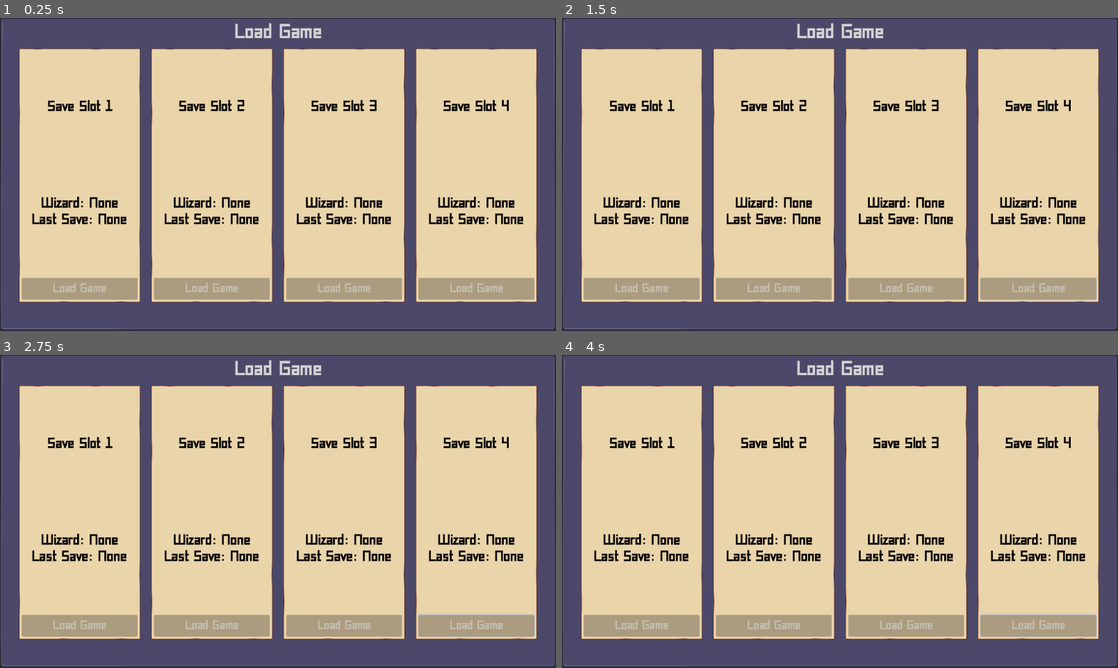
Above: before the commit, frames 1-4 (two rows, left to right).
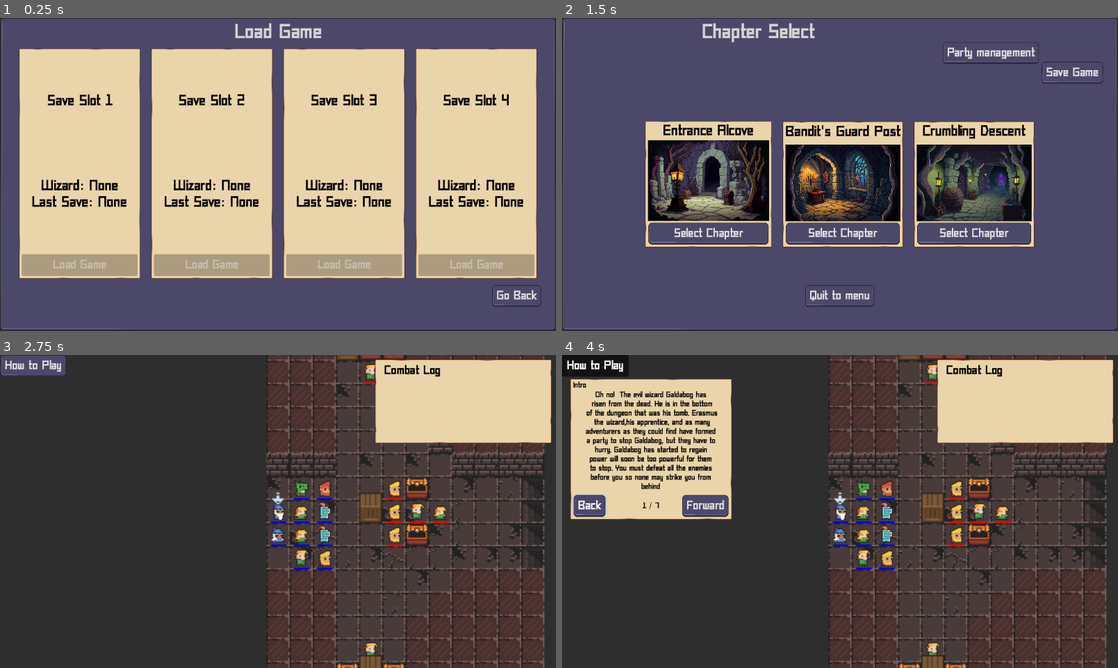
Above: after the commit, the same moments.

Repository: brianhall1313/dungeon-tactics
Game: Godot game, scene res://Scene/load_game.tscn
The game is run twice, just before and just after one commit, with the same random seed, the same clock (stepped at 60 frames per second) and the same inputs. This scene is started directly instead of the project's main scene.
Inputs (mouse positions are in pixels of both pictures, inside the frame that each line leads up to):
- Up to frame 1 (0.25 s): no input
- Up to frame 2 (1.5 s): click (1079, 296) at 0.5 s, where only the run after the commit has a clickable "Go Back"; click (840, 199) at 1.25 s, where only the run after the commit has a clickable "New Game"
- Up to frame 3 (2.75 s): click (144, 570) at 2 s, where only the run after the commit has a clickable "Select Chapter"
- Up to frame 4 (4 s): click (595, 364) at 2.75 s, where only the run after the commit has a clickable "How to Play"; click (589, 505) at 3.5 s, where only the run after the commit has a clickable "Back"

The runs differ from the first frame. In frame 1, 18% of the frame differs, in the area x 3-98%, y 17-93%; in frame 2, 70%; in frame 3, 94%, in the area x 0-100%, y 0-100%; in frame 4, 87%.

Commit message:
minor bug fixes

Diff:
--- a/Global/Global.gd
+++ b/Global/Global.gd
@@ -2,7 +2,7 @@
 
 var current_state:State
 var dead_position:Vector2
-var debug:bool = true
+var debug:bool = false
 var character=preload("res://Scene/Character.tscn")
 var cell_size:int = 16
 var current_level:int = 0
--- a/Resources/movement_tools.gd
+++ b/Resources/movement_tools.gd
@@ -47,6 +47,7 @@
 
 
 func can_move_to(board_state,_character,pos):
+	print("checking ", pos)
 	var space =board_state[pos.x][pos.y]['terrain']
 	var occupant = board_state[pos.x][pos.y]['occupant']
 	if Global.wall_spaces.has(space) or space == Global.cap_stone or Global.decorations.has(space):
@@ -62,8 +63,8 @@
 func tiles_in_movement_range(board_state,character):
 	construct_astar(board_state,character)
 	var possible_movement:Array=[]
-	for row in height:
-		for column in width:
+	for row in width:
+		for column in height:
 			var pos: Vector2i = Vector2i(row,column)
 			var range_to_tile=abs(row-character.grid_position.x)+abs(column-character.grid_position.y)
 			if character.grid_position != pos and range_to_tile<=character.move:
--- a/Scene/Map.gd
+++ b/Scene/Map.gd
@@ -80,16 +80,12 @@
 
 func get_board_state():
 	var map_info=[]
-	var count:int=1
 	for row in range(width):
 		map_info.append([])
 		for column in range(height):
 			map_info[row].append([])
 			map_info[row][column]={"terrain"=get_cell_source_id(terrain,Vector2i(row,column))#returns a vector2I
-			,'occupant'=is_occupied(row,column),
-			'center'=map_to_local(Vector2i(row,column)),
-			'id'=count}
-			count+=1
+			,'occupant'=is_occupied(row,column)}
 
 			#We still need to add if the occupant makes this passable, or not
 	#print(map_info)
@@ -272,7 +268,11 @@
 	for x in players_list.alive_list:
 		if local_to_map(x.position)==local_to_map(Pointer.position):
 			current_character=x
-			print(current_character.equipment)
+			print(current_character.grid_position, "current grid pos")
+			for row in range(len(board_state)):
+				for column in range(len(board_state[0])):
+					if board_state[row][column]["occupant"]:
+						print(board_state[row][column]["occupant"].character_name," is at ",row,", ",column)
 			if Global.debug == true:#we only have this like this so that we can test stuff effectively for now
 				current_character.turn_start()
 			GlobalSignalBus.change_state.emit('character_interaction')
@@ -357,7 +357,8 @@
 func _on_update_board():
 	print('updating')
 	board_state=get_board_state()
-	GlobalSignalBus.update_menu.emit(current_character)
+	if current_character:
+		GlobalSignalBus.update_menu.emit(current_character)
 
 func _on_turn_over(character):
 	board_state=get_board_state()
@@ -549,6 +550,7 @@
 	var layout:Array=level['grid_layout'].split(':')
 	height=len(layout)
 	width=len(layout[0])
+	print("height(y) = "+str(height)+",width(x) = "+str(width))
 	#this information is relevant to their function
 	MovementTools.setup(height,width)
 	RangeFinder.setup(height,width)
@@ -581,10 +583,10 @@
 		column +=1
 	for character in level['enemies']:
 		battle_lists.add_character(character)
-	get_board_state()
 	#TODO we will do custom placement later
 	#party_placement()
 	spawn_characters(level["default_placements"])
+	GlobalSignalBus.update_board.emit()
 
 
 
--- a/Scene/Save Interface.gd
+++ b/Scene/Save Interface.gd
@@ -63,3 +63,10 @@
 		GlobalSignalBus.load_data.emit(4)
 	elif interface_type == 'Save':
 		GlobalSignalBus.save.emit(4)
+
+
+func _on_button_button_up():
+	if interface_type == 'Load':
+		get_tree().change_scene_to_file("res://Scene/start_screen.tscn")
+	elif interface_type == 'Save':
+		get_tree().change_scene_to_file("res://Scene/level_select.tscn")
--- a/Scene/ai_manager.gd
+++ b/Scene/ai_manager.gd
@@ -52,7 +52,9 @@
 			for maybe_space in full_range_target_list:
 				if RangeFinder.would_put_in_combat(board_state,character.faction,maybe_space[0]):
 					acceptable_ranged_targets.append(maybe_space)
-			if len(acceptable_ranged_targets)>=0:
+			print(acceptable_ranged_targets)
+			if len(acceptable_ranged_targets)>0:
+				print(acceptable_ranged_targets)
 				target=acceptable_ranged_targets.pick_random()
 				print(target,"this is who I want to hit ")
 				GlobalSignalBus.move_request.emit(character,target[0])
--- a/Scene/field_menu.tscn
+++ b/Scene/field_menu.tscn
@@ -38,6 +38,7 @@
 text = "End Turn"
 
 [node name="save_party" type="Button" parent="VBoxContainer"]
+visible = false
 layout_mode = 2
 text = "Save Party"
 
--- a/Scene/level_select.gd
+++ b/Scene/level_select.gd
@@ -2,15 +2,15 @@
 
 @onready var button1 =$"level_select_ui/Background/MarginContainer/Interface Frame/Save Access/Level 1/Frame/Button"
 @onready var button2=$"level_select_ui/Background/MarginContainer/Interface Frame/Save Access/Level 2/Frame/Button"
-
+@onready var button3=$"level_select_ui/Background/MarginContainer/Interface Frame/Save Access/Level 3/Frame/Button"
+@onready var buttons=[button1,button2,button3]
+const levels:Array[String]=["entrance","guard","descent"]
 # Called when the node enters the scene tree for the first time.
 func _ready():
-	if World.level_progress["entrance"]:
-		button1.disabled=true
-	if World.level_progress["guard"]:
-		button2.disabled=true
-	if World.level_progress["descent"]:
-		button2.disabled=true
+	var previous_cleared:bool=false
+	for level in range(len(levels)):
+		if World.level_progress[levels[level]]:
+			buttons[level].disabled=true
 
 
 
@@ -35,3 +35,7 @@
 
 func _on_party_management_pressed():
 	get_tree().change_scene_to_file("res://Scene/party_management.tscn")
+
+
+func _on_quit_button_button_up():
+	get_tree().change_scene_to_file("res://Scene/start_screen.tscn")
--- a/Scene/level_select.tscn
+++ b/Scene/level_select.tscn
@@ -6,6 +6,7 @@
 [ext_resource type="Texture2D" uid="uid://dpm7jqu2uwb6k" path="res://Art/dungeon background 1.png" id="4_mmqg0"]
 [ext_resource type="Texture2D" uid="uid://utosmi72p1ov" path="res://Art/dungeon background 8.png" id="5_t4w4x"]
 [ext_resource type="Texture2D" uid="uid://qmlb8d2vod" path="res://Art/dungeon background 9.png" id="6_v8q46"]
+[ext_resource type="AudioStream" uid="uid://bjmol25k10gbt" path="res://Sound/sonatina_letsadventure_6Flying.wav" id="7_wblsw"]
 
 [node name="Level_select" type="Node2D"]
 script = ExtResource("1_nc14d")
@@ -151,8 +152,13 @@
 size_flags_vertical = 8
 text = "Quit to menu"
 
+[node name="AudioStreamPlayer" type="AudioStreamPlayer" parent="."]
+stream = ExtResource("7_wblsw")
+autoplay = true
+
 [connection signal="pressed" from="level_select_ui/Background/MarginContainer/Interface Frame/HBoxContainer/party management" to="." method="_on_party_management_pressed"]
 [connection signal="button_up" from="level_select_ui/Background/MarginContainer/Interface Frame/HBoxContainer/Save Button" to="." method="_on_save_button_button_up"]
 [connection signal="button_up" from="level_select_ui/Background/MarginContainer/Interface Frame/Save Access/Level 1/Frame/Button" to="." method="level_one"]
 [connection signal="button_up" from="level_select_ui/Background/MarginContainer/Interface Frame/Save Access/Level 2/Frame/Button" to="." method="level_two"]
 [connection signal="button_up" from="level_select_ui/Background/MarginContainer/Interface Frame/Save Access/Level 3/Frame/Button" to="." method="level_three"]
+[connection signal="button_up" from="level_select_ui/Background/MarginContainer/Interface Frame/quit_button" to="." method="_on_quit_button_button_up"]
--- a/Scene/save_interface.tscn
+++ b/Scene/save_interface.tscn
@@ -154,7 +154,13 @@
 layout_mode = 2
 text = "Load Game"
 
+[node name="Button" type="Button" parent="Background/MarginContainer/Interface Frame"]
+layout_mode = 2
+size_flags_horizontal = 8
+text = "Go Back"
+
 [connection signal="button_up" from="Background/MarginContainer/Interface Frame/Save Access/Save Slot 1/Save Slot Frame/Button" to="." method="_on_button_one"]
 [connection signal="button_up" from="Background/MarginContainer/Interface Frame/Save Access/Save Slot 2/Save Slot Frame/Button" to="." method="_on_button_two"]
 [connection signal="button_up" from="Background/MarginContainer/Interface Frame/Save Access/Save Slot 3/Save Slot Frame/Button" to="." method="_on_button_three"]
 [connection signal="button_up" from="Background/MarginContainer/Interface Frame/Save Access/Save Slot 4/Save Slot Frame/Button" to="." method="_on_button_four"]
+[connection signal="button_up" from="Background/MarginContainer/Interface Frame/Button" to="." method="_on_button_button_up"]
Not shown: 1 places in Scene/level_select.tscn that only renumber resources
Not shown, added: Sound/sonatina_letsadventure_6Flying.wav.import
Not shown, added: Sound/sonatina_letsadventure_6Flying.wav
